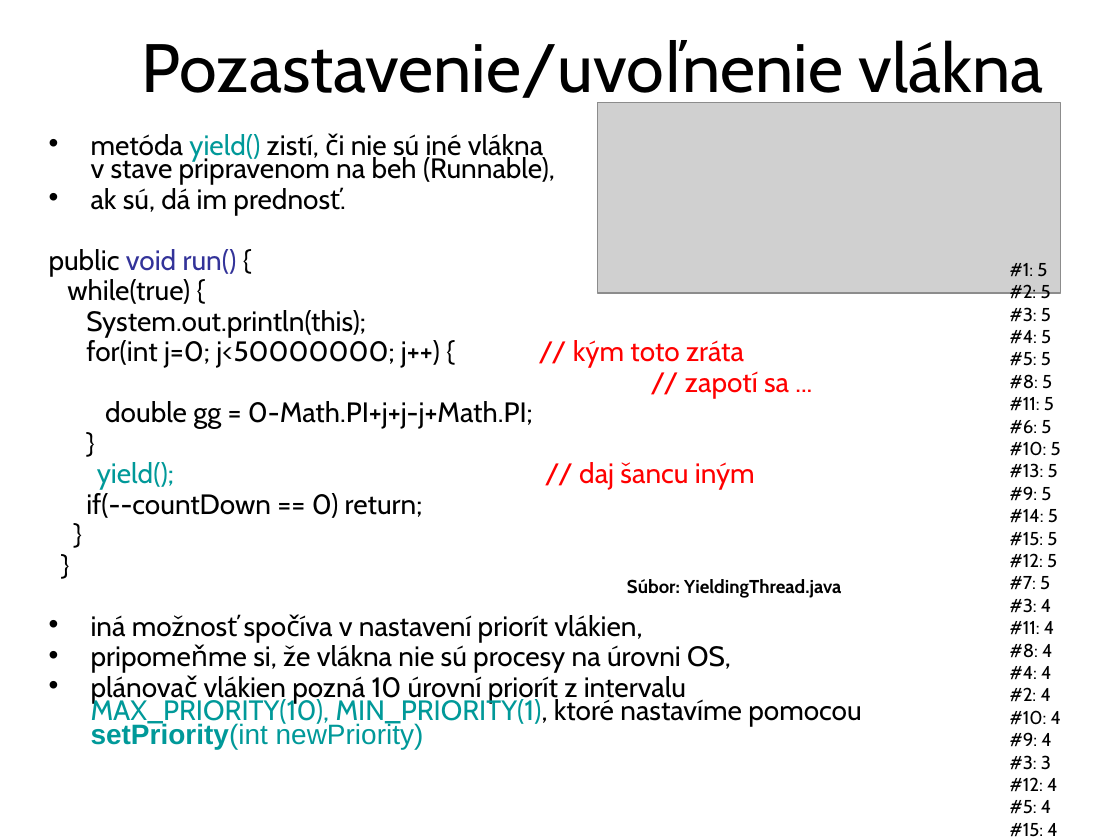
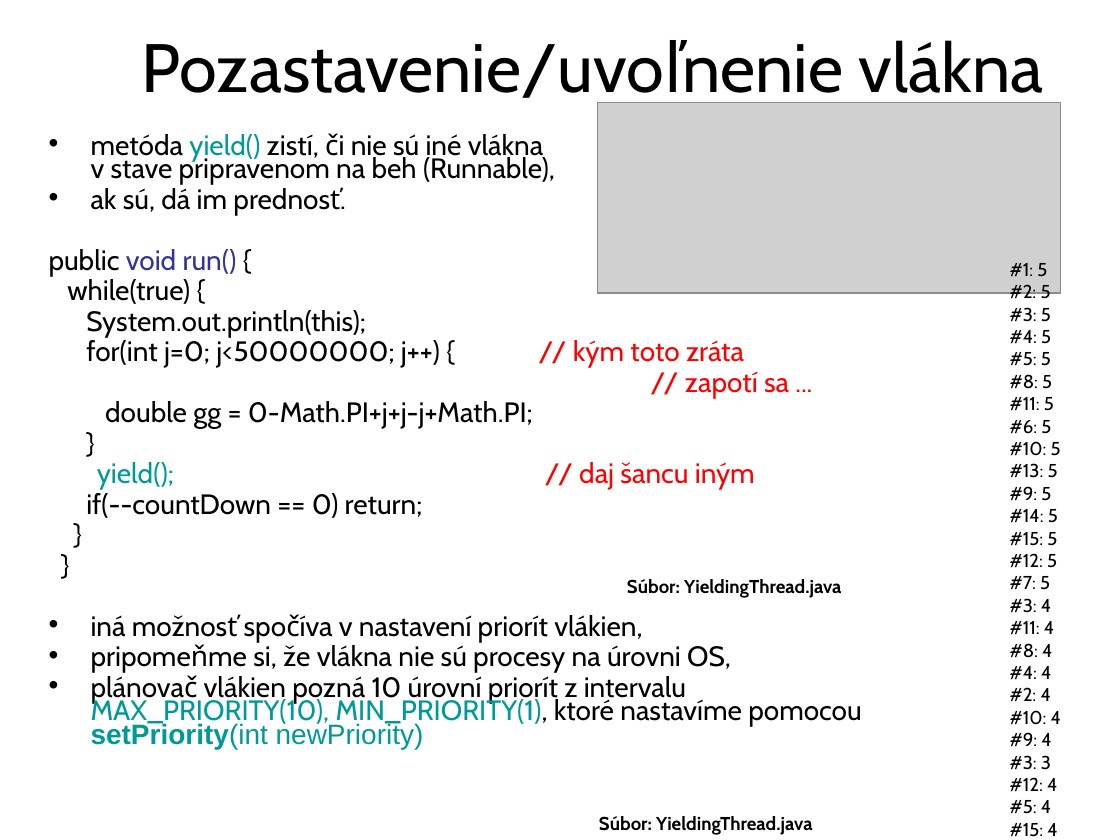
Before and after one commit to Programovanie4/Prednasky, a slide deck: slide 7 of 08/08_java.ppt (slide 8 before the commit). Drawn at 1120x840 pixels with LibreOffice and Linux fonts; fonts in the diff are those of the drawing; grey boxes stand for pictures. Boxes give left, top, right and bottom in pixels: in the first picture for what was removed or moved away, otherwise in the second. Text is boxed around its words. In the diff, an @@ line names an element or a change of style, - is before the commit and + after.

```diff
--- a/08/08_java.ppt
+++ b/08/08_java.ppt
@@ text added at [599,816,812,835], 12 pt, text #000000, bold @@
+Súbor: YieldingThread.java
```
Also in this commit, not shown: 3 other slides changed, 1 slide removed, 3 other files.
